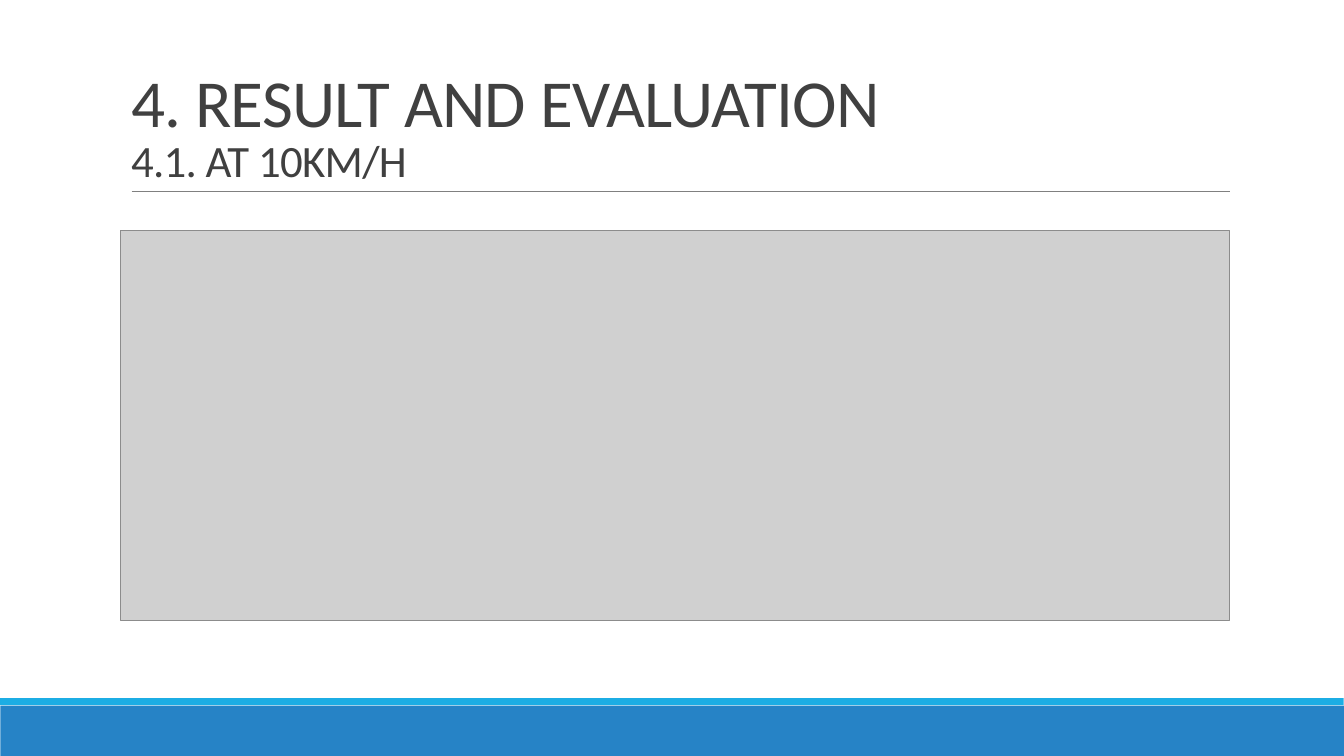
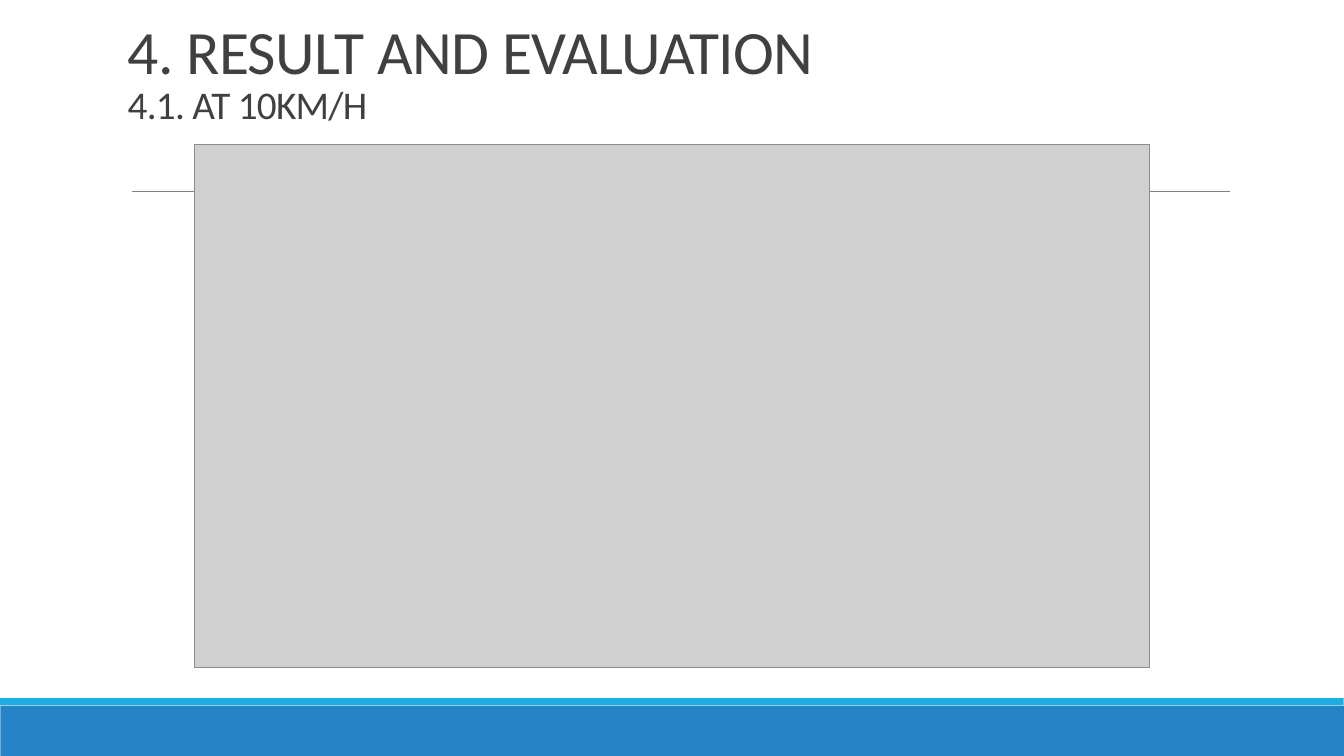
Before and after one commit to Bminhhh/CapsoneProject, a slide deck: slide 15 of duy/CAPSTONE PROJECT/CAPSTONE PROJECT REPORT.pptx (slide 11 before the commit). Drawn at 1344x756 pixels with LibreOffice and Linux fonts; fonts in the diff are those of the drawing; grey boxes stand for pictures. Boxes give left, top, right and bottom in pixels: in the first picture for what was removed or moved away, otherwise in the second. Text is boxed around its words. In the diff, an @@ line names an element or a change of style, - is before the commit and + after.

```diff
--- a/duy/CAPSTONE PROJECT/CAPSTONE PROJECT REPORT.pptx
+++ b/duy/CAPSTONE PROJECT/CAPSTONE PROJECT REPORT.pptx
@@ title "4. RESULT AND EVALUATION 4.1. ...": place and size @@
-title "4. RESULT AND EVALUATION 4.1. ..." at (131,83,880,179)
+title "4. RESULT AND EVALUATION 4.1. ..." at (128,34,813,121)
@@ title "4. RESULT AND EVALUATION 4.1. ..." at (128,34,813,121): size 48 to 44 pt in "4. RESULT AND EVALUATION"; size 32 to 28 pt in "4.1. AT 10KM/H" @@
@@ picture: place and size @@
-picture at (121,231,1230,621)
+picture at (195,144,1149,667)
```
Also in this commit, not shown: 6 other slides changed, 7 slides added, 7 other files.
